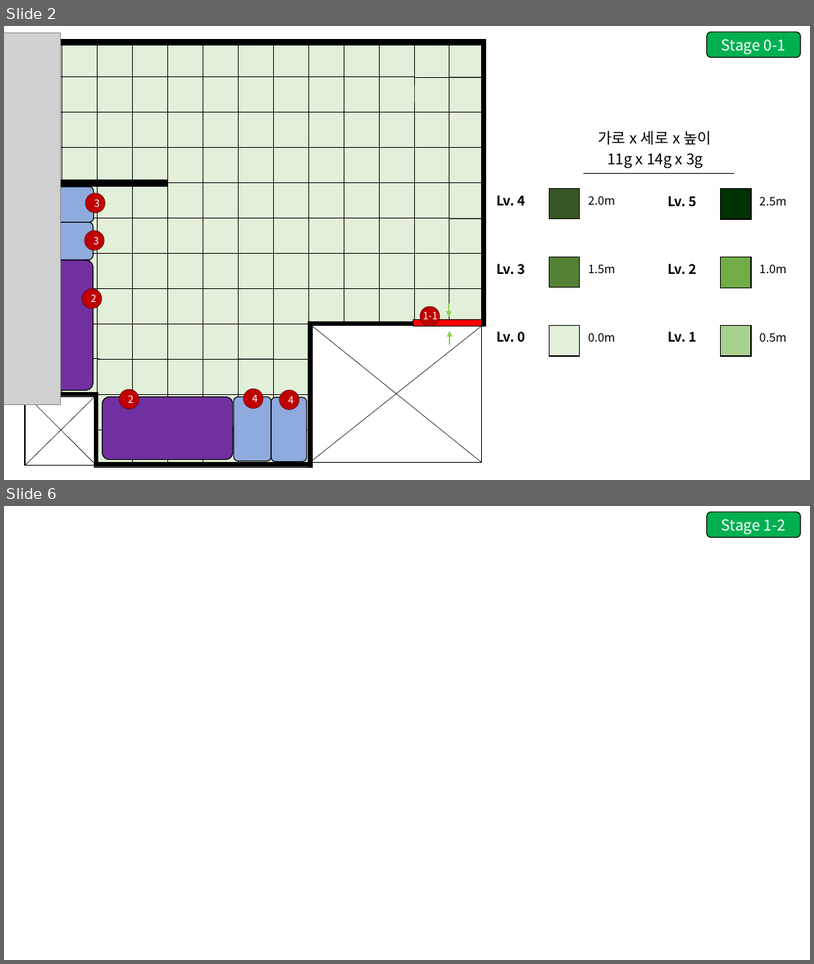
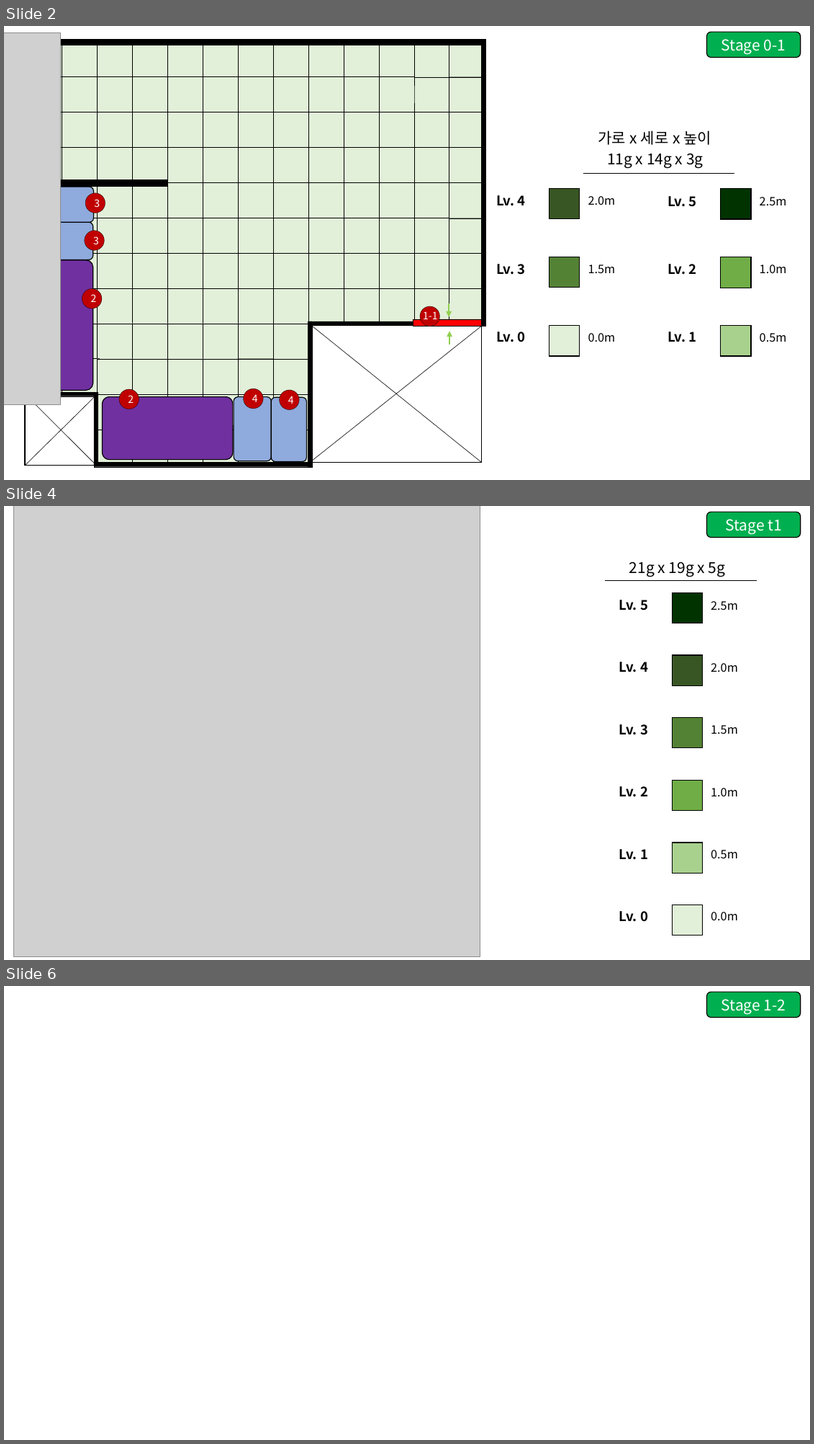
Before and after one commit to GGMGangsterHamster/GangsterHamster, a slide deck: Documents/Aphelios_LevelDesign.pptx. Shown one above the other, each under a label of ours: slides 2 and 6 before the commit, slides 2, 4 and 6 after it; the slides between them are not shown. The pictures are 814x964 and 814x1444 pixels, drawn with LibreOffice and Linux fonts; fonts in the diff are those of the drawing; grey boxes stand for pictures. Boxes give left, top, right and bottom in pixels: in the first picture for what was removed or moved away, otherwise in the second. Text is boxed around its words. In the diff, an @@ line names an element or a change of style, - is before the commit and + after.

```diff
--- a/Documents/Aphelios_LevelDesign.pptx
+++ b/Documents/Aphelios_LevelDesign.pptx
@@ slide 4 added at <box>4,506,810,960</box>, background #FFFFFF @@
@@ picture added at <box>13,506,480,956</box> @@
@@ rounded rectangle added at <box>707,512,801,538</box>, fill #00B050, outline #000000 1 pt, 18 pt, text #FFFFFF @@
+Stage t1
@@ group added at <box>606,561,757,935</box>: 13 texts, 6 rectangles, 1 line @@
+0.0m
+0.5m
+1.0m
+1.5m
+2.0m
+2.5m
+Lv. 0
+Lv. 1
+Lv. 2
+Lv. 3
+Lv. 4
+Lv. 5
+21g x 19g x 5g
```
Also in this commit, not shown: 1 slide changed, 2 other files.
